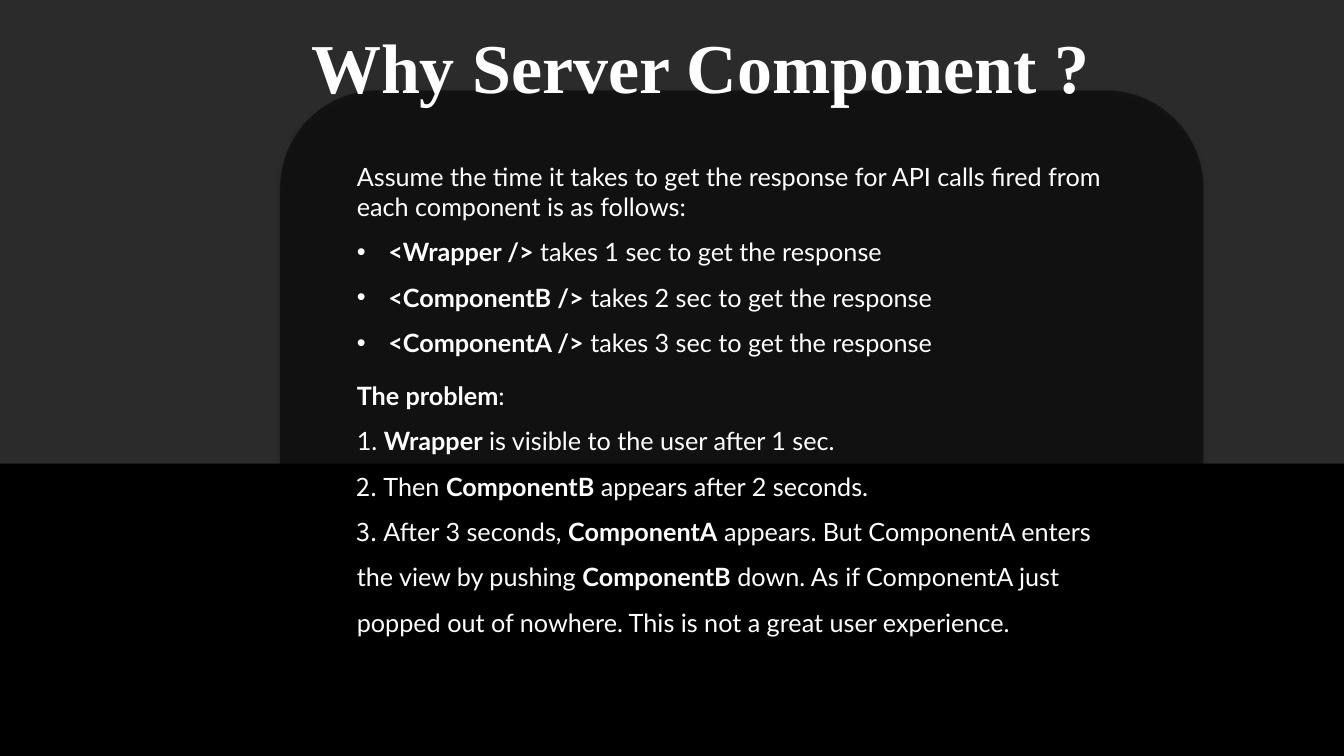
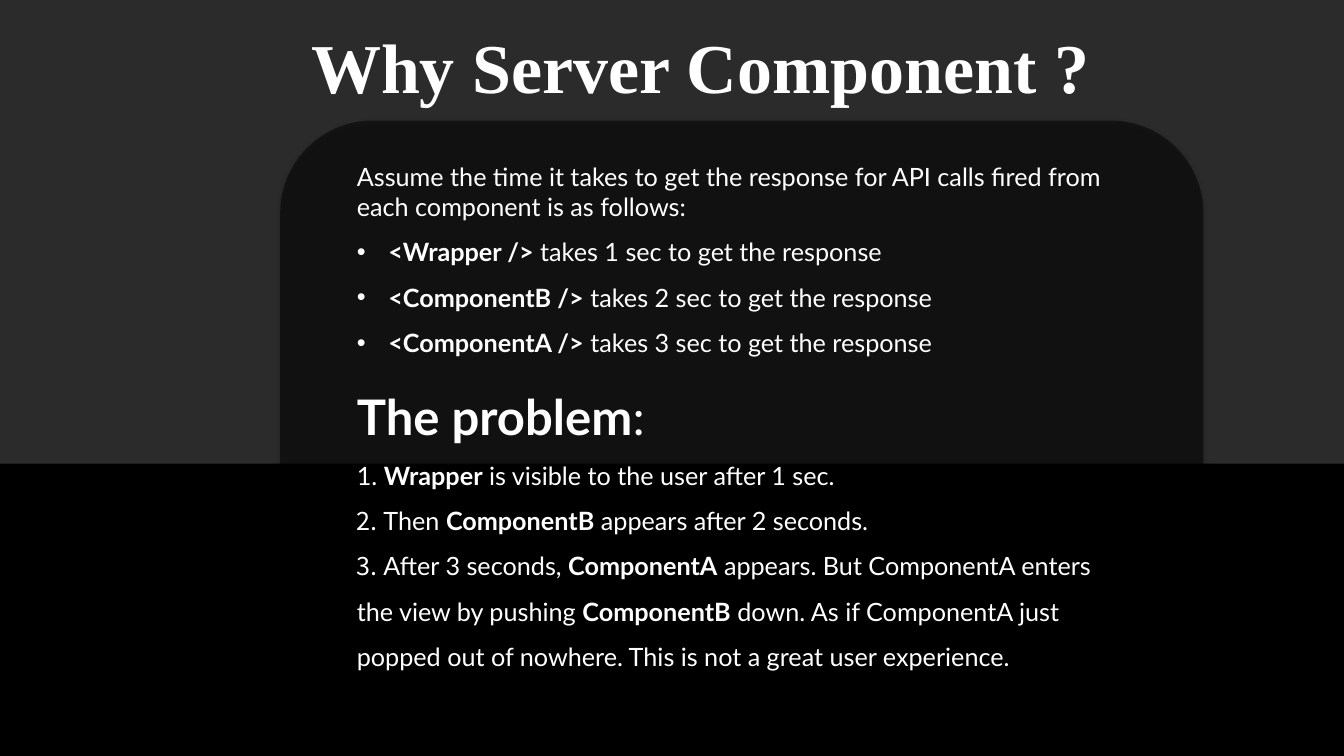
Before and after one commit to PinkPigPinkPig/seminar-rsc, a slide deck: slide 7 of RSC final.pptx (slide 9 before the commit). Drawn at 1344x756 pixels with LibreOffice and Linux fonts; fonts in the diff are those of the drawing; background and template pictures are left out; a plain dark background stands for a picture behind light text. Boxes give left, top, right and bottom in pixels: in the first picture for what was removed or moved away, otherwise in the second. Text is boxed around its words. In the diff, an @@ line names an element or a change of style, - is before the commit and + after.

```diff
--- a/RSC final.pptx
+++ b/RSC final.pptx
@@ rounded rectangle: place and size @@
-rounded rectangle at [280, 91, 1204, 677]
+rounded rectangle at [280, 121, 1204, 677]
@@ text "The problem:": place and size @@
-text "The problem:" at [357, 386, 1090, 636]
+text "The problem:" at [357, 398, 1090, 671]
@@ text at [357, 398, 645, 444]: size 18 to 35 pt in "The problem:" @@
```
Also in this commit, not shown: 14 other slides changed, 7 slides added, 6 slides removed.
